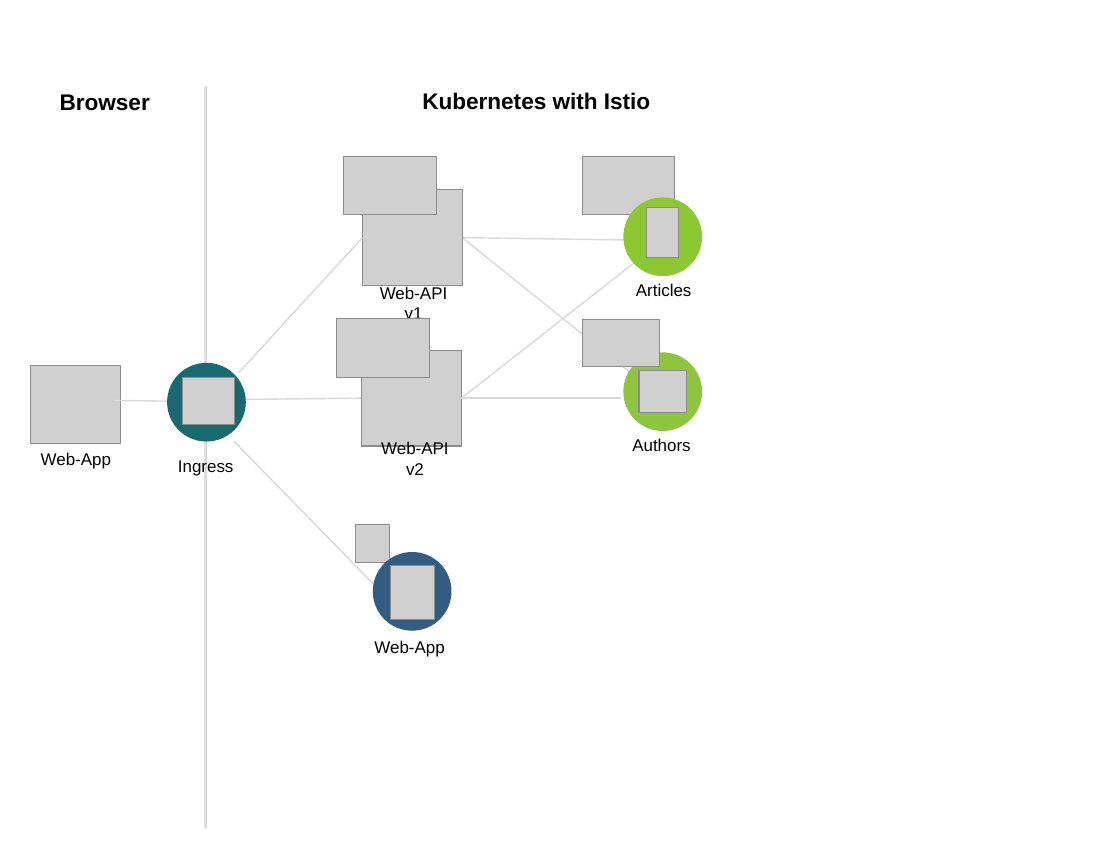
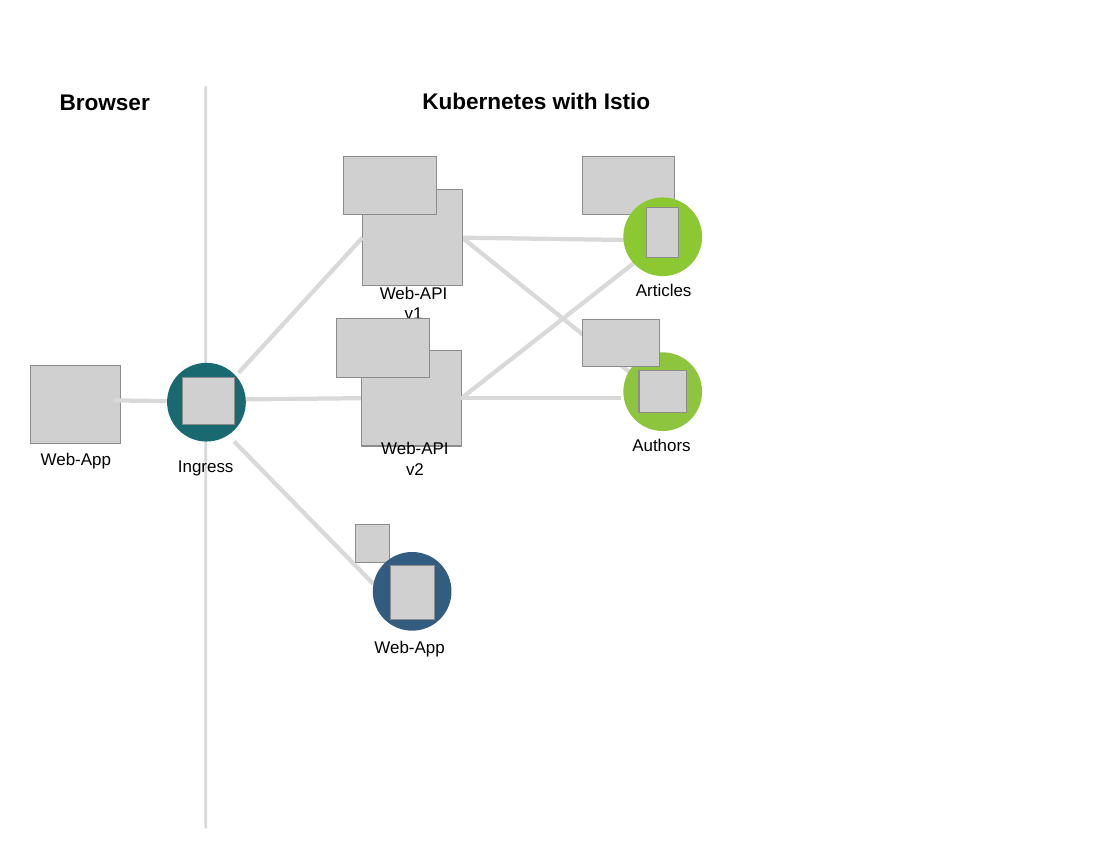
Before and after one commit to thomassuedbroecker/cloud-native-starter, a slide deck: slide 6 of workshop/images/architecture.pptx (slide 5 before the commit). Drawn at 1120x865 pixels with LibreOffice and Linux fonts; fonts in the diff are those of the drawing; grey boxes stand for pictures. Boxes give left, top, right and bottom in pixels: in the first picture for what was removed or moved away, otherwise in the second. Text is boxed around its words. In the diff, an @@ line names an element or a change of style, - is before the commit and + after.

```diff
--- a/workshop/images/architecture.pptx
+++ b/workshop/images/architecture.pptx
@@ line (461, 398) - (666, 238): stroke #D9D9D9 1 pt to #D9D9D9 3 pt @@
@@ line (660, 240) - (462, 238): stroke #D9D9D9 1 pt to #D9D9D9 3 pt @@
@@ line (462, 238) - (662, 398): stroke #D9D9D9 1 pt to #D9D9D9 3 pt @@
@@ line (114, 400) - (167, 401): stroke #D9D9D9 1 pt to #D9D9D9 3 pt @@
@@ line (210, 400) - (361, 398): stroke #D9D9D9 1 pt to #D9D9D9 3 pt @@
@@ line (461, 398) - (621, 398): stroke #D9D9D9 1 pt to #D9D9D9 3 pt @@
```
Also in this commit, not shown: 2 other slides changed, 1 slide added, 8 other files.
